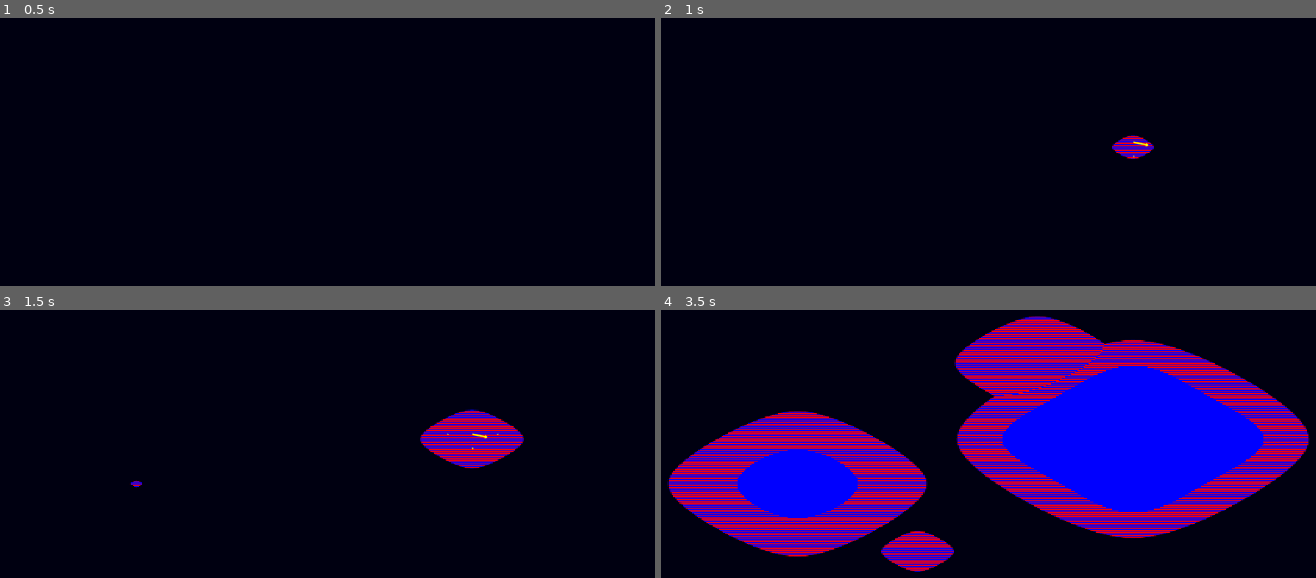
Above: before the commit, frames 1-4 (two rows, left to right).
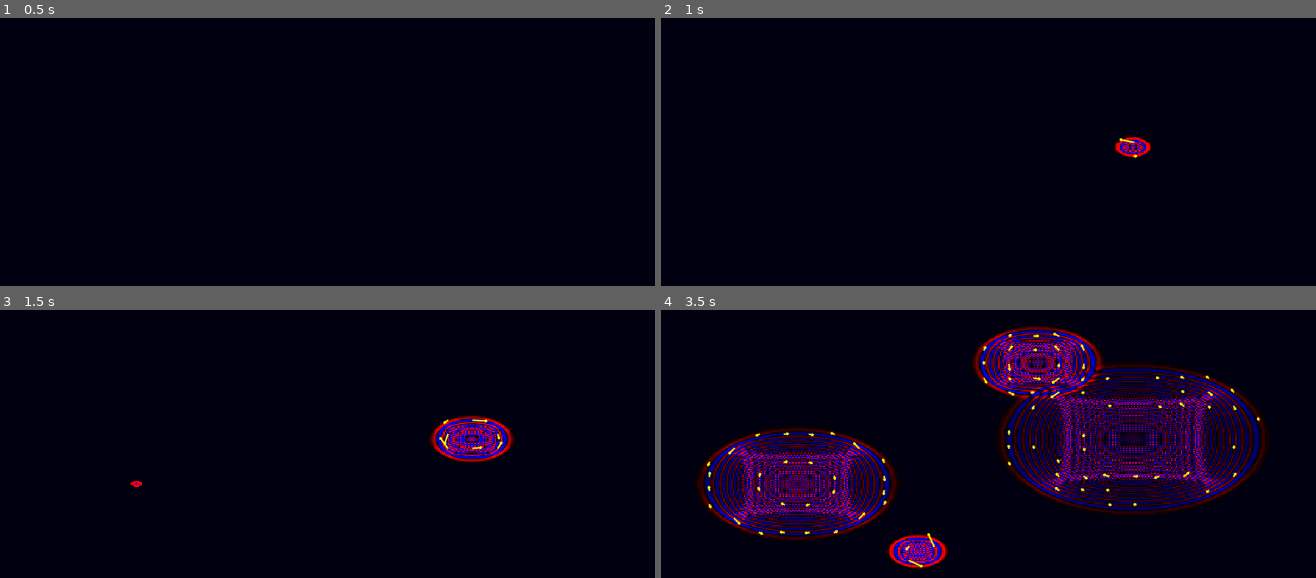
Above: after the commit, the same moments.

Repository: mjXmsdgh/Maxwellsequations
Game: Godot game, scene res://scene/main.tscn
Two runs of this game, one before a commit and one after it. Both use one fixed random seed, a clock stepped at 60 frames per second and the inputs below. The project has no main scene, so this scene is started directly.
Inputs (mouse positions are in pixels of both pictures, inside the frame that each line leads up to):
- Up to frame 1 (0.5 s): no input
- Up to frame 2 (1 s): tap Enter at 0.5 s; move the mouse to (1132, 146) at 0.52 s; tap R at 0.6 s; click (1132, 146) at 0.67 s
- Up to frame 3 (1.5 s): move the mouse to (137, 484) at 1.27 s; tap R at 1.35 s; click (137, 484) at 1.42 s
- Up to frame 4 (3.5 s): move the mouse to (1034, 363) at 2.02 s; tap R at 2.1, 2.85 s; click (1034, 363) at 2.17 s; move the mouse to (916, 551) at 2.77 s; click (916, 551) at 2.92 s

Frame 1 is identical in both runs. In frame 2, 0.4% of the frame differs, in the area x 68-76%, y 43-53%; in frame 3, 2.2%; in frame 4, 46%, in the area x 0-100%, y 2-98%.

Commit message:
Refactor FDTD update logic and clean up debug code
Corrected the sign in the Hx update and changed Ez update to use += for stability in fdtd_engine.gd. Modified add_source to set Ez directly instead of incrementing. Commented out debug print statements in main_controller.gd. Also removed obsolete asset/refactor.txt and asset/step1.txt documentation files.

Diff:
--- a/script/fdtd_engine.gd
+++ b/script/fdtd_engine.gd
@@ -62,7 +62,7 @@
 			var idx = y * GRID_WIDTH + x
 			# 障害物(1)でなければ更新
 			if obstacle[idx] == 0:
-				hx[idx] += (ez[idx + GRID_WIDTH] - ez[idx]) * h_update_factor
+				hx[idx] -= (ez[idx + GRID_WIDTH] - ez[idx]) * h_update_factor
 
 	# Hyの更新: x方向の差分を取るため、xのループ範囲を1つ狭める
 	for y in range(GRID_HEIGHT):
@@ -81,7 +81,7 @@
 			# 障害物(1)でなければ更新
 			if obstacle[idx] == 0:
 				var curl_h = (hy[idx] - hy[idx - 1]) - (hx[idx] - hx[idx - GRID_WIDTH])
-				ez[idx] = cb[idx] * ez[idx] + ca[idx] * curl_h * e_update_factor
+				ez[idx] += ca[idx] * curl_h * e_update_factor
 
 
 # シミュレーションをリセットする
@@ -96,7 +96,7 @@
 	if x > 0 and x < GRID_WIDTH and y > 0 and y < GRID_HEIGHT:
 		var idx = y * GRID_WIDTH + x
 		if obstacle[idx] == 0:
-			ez[idx] += value
+			ez[idx] = value
 
 
 # 2点間に障害物の線を描画する (ブレゼンハムのアルゴリズム)
--- a/script/main_controller.gd
+++ b/script/main_controller.gd
@@ -40,14 +40,14 @@
 	# 1. 毎フレーム、計算を1ステップ進めるようエンジンに命令する
 	engine.step(delta)
 
-	# --- デバッグ用: 計算結果の発散をチェック ---
-	# PackedFloat32Arrayにはmin()/max()がないため、手動で値を探します。
-	var min_val = INF
-	var max_val = -INF
-	for val in engine.ez:
-		min_val = min(min_val, val)
-		max_val = max(max_val, val)
-	print("Ez min: ", min_val, ", Ez max: ", max_val)
+	# # --- デバッグ用: 計算結果の発散をチェック ---
+	# # PackedFloat32Arrayにはmin()/max()がないため、手動で値を探します。
+	# var min_val = INF
+	# var max_val = -INF
+	# for val in engine.ez:
+	# 	min_val = min(min_val, val)
+	# 	max_val = max(max_val, val)
+	# print("Ez min: ", min_val, ", Ez max: ", max_val)
 
 	# 2. 動作確認用（毎フレーム出力されるので、確認後はコメントアウト推奨）
 	# print("MainController: Physics Processing frame...")
Not shown, removed: asset/refactor.txt
Not shown, removed: asset/step1.txt
